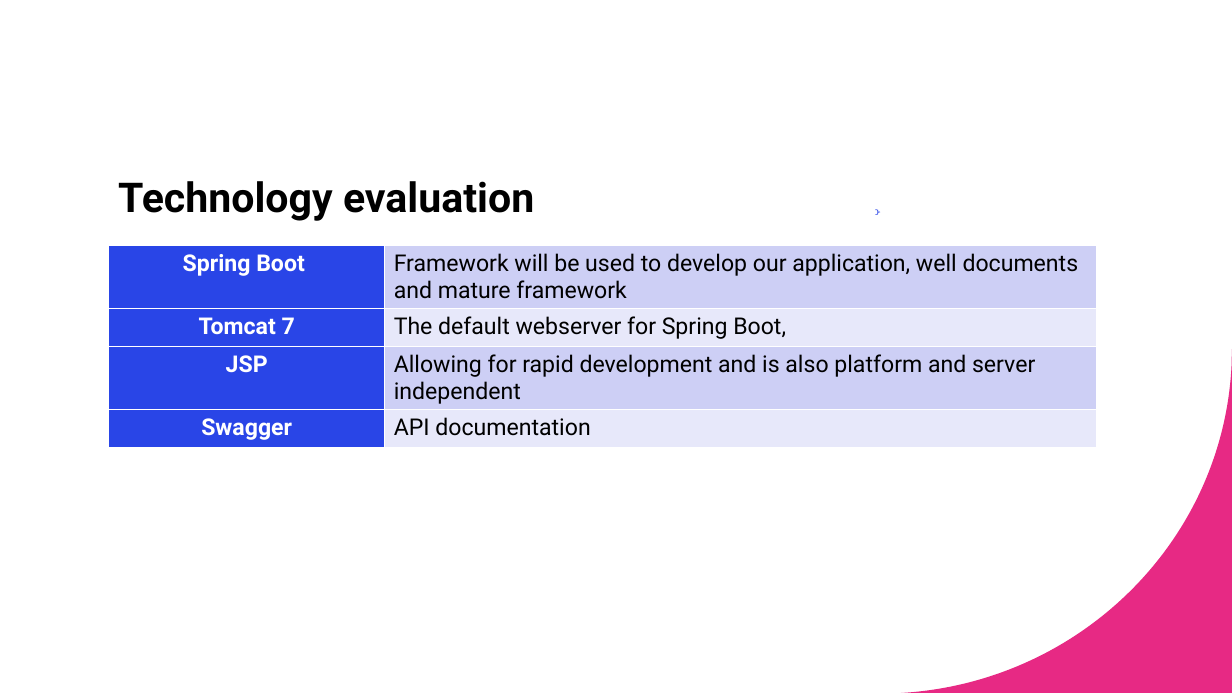
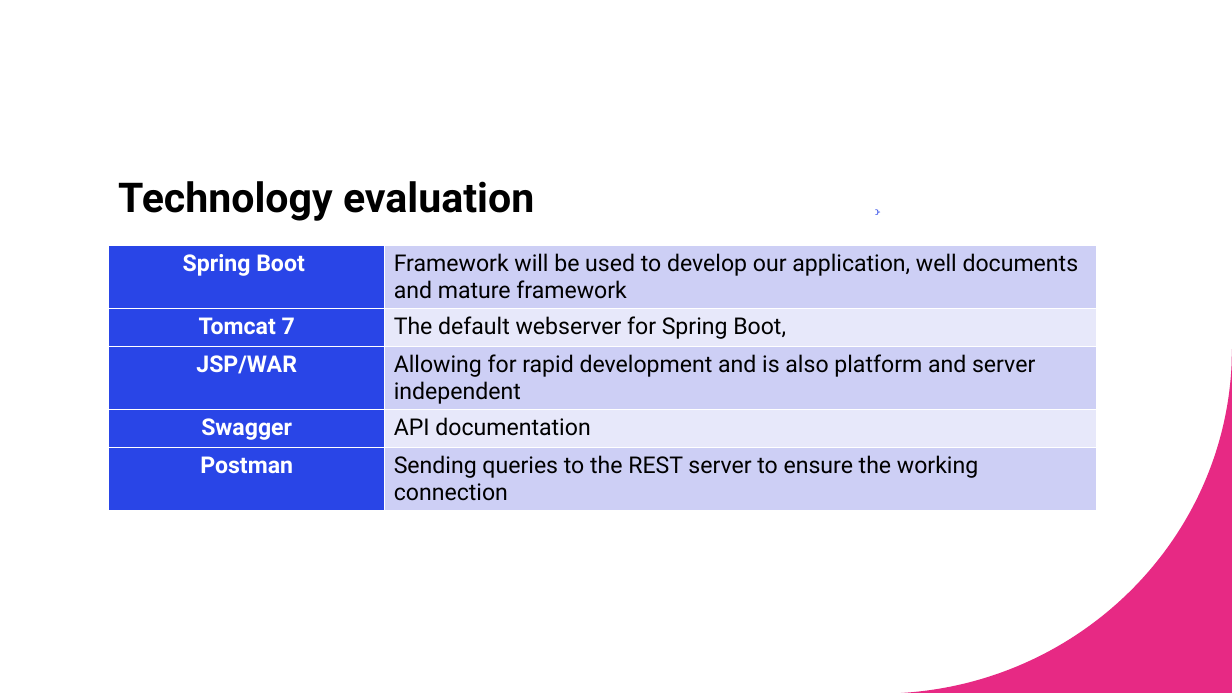
Before and after one commit to navjit80/PortAppA, a slide deck: slide 5 of documentation/Sprint2_PAA.pptx. Drawn at 1232x693 pixels with LibreOffice and Linux fonts; fonts in the diff are those of the drawing. Boxes give left, top, right and bottom in pixels: in the first picture for what was removed or moved away, otherwise in the second. Text is boxed around its words. In the diff, an @@ line names an element or a change of style, - is before the commit and + after.

```diff
--- a/documentation/Sprint2_PAA.pptx
+++ b/documentation/Sprint2_PAA.pptx
@@ table at box(109, 245, 1097, 514) @@
-row 3, column 1: JSP
+row 3, column 1: JSP/WAR
+row 5: Postman | Sending queries to the REST server to ensure the working connection
```
Also in this commit, not shown: 2 slides added.
